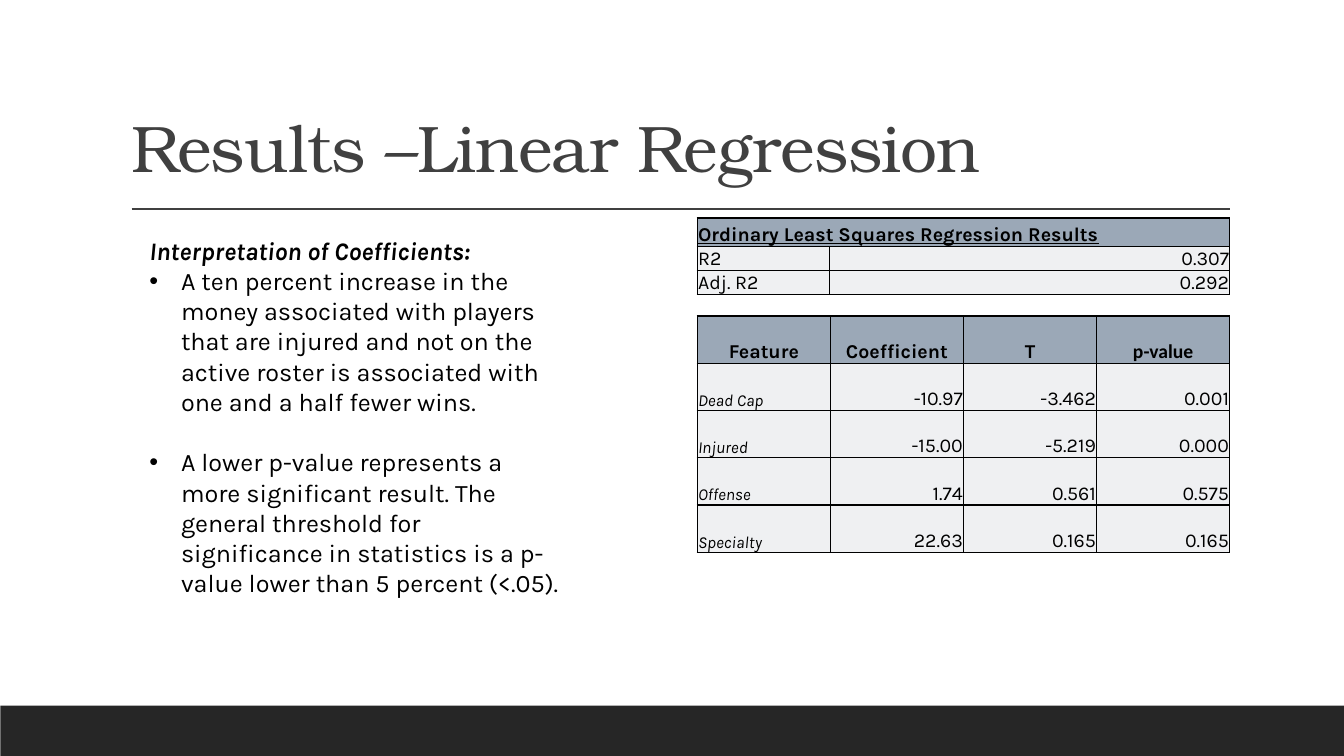
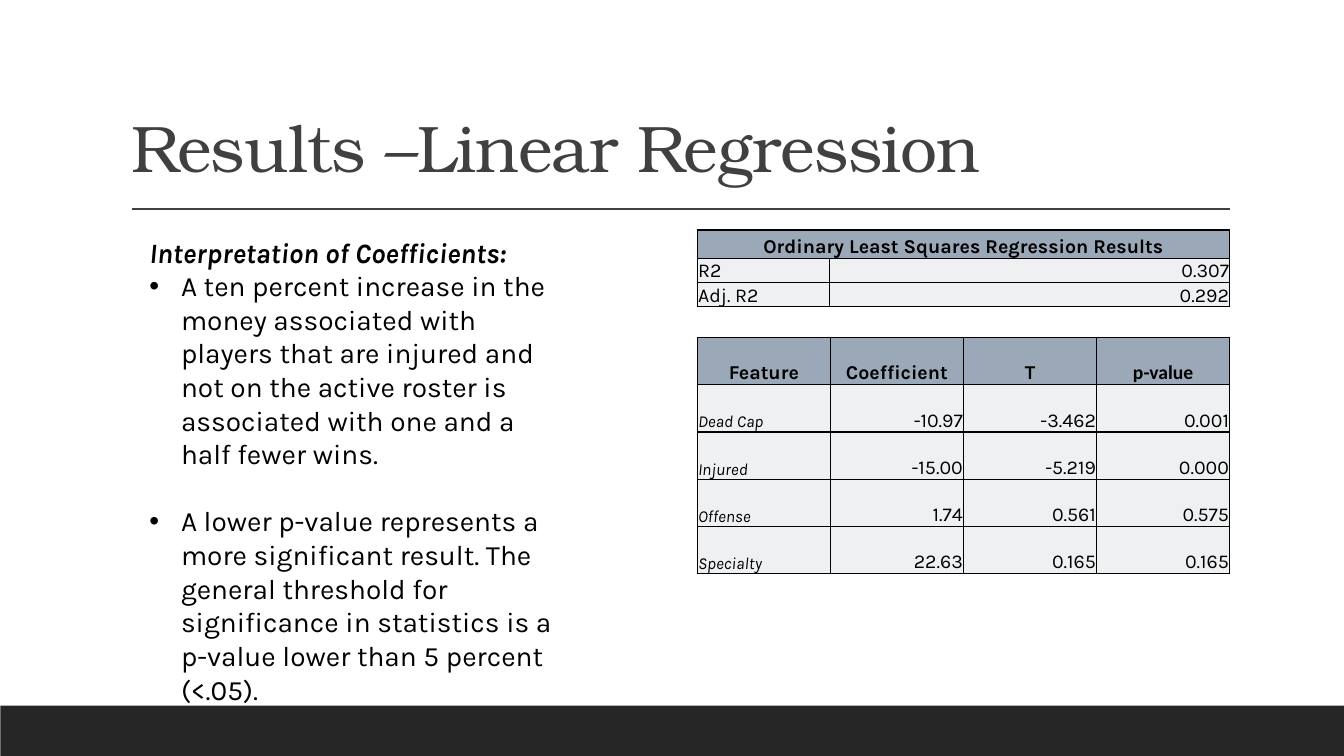
Before and after one commit to jwattier/nycdsa_web_scrape_project, a slide deck: slide 14 of web_scrape_ppt_jwattier – How NFL teams spend.pptx (slide 13 before the commit). Drawn at 1344x756 pixels with LibreOffice and Linux fonts; fonts in the diff are those of the drawing. Boxes give left, top, right and bottom in pixels: in the first picture for what was removed or moved away, otherwise in the second. Text is boxed around its words. In the diff, an @@ line names an element or a change of style, - is before the commit and + after.

Commit message:
small updates to presentation and code for dual histogram of wins

```diff
--- a/web_scrape_ppt_jwattier – How NFL teams spend.pptx
+++ b/web_scrape_ppt_jwattier – How NFL teams spend.pptx
@@ text "Interpretation of Coefficients:" at [149,243,551,673]: size 18 to 20 pt @@
@@ table at [698,230,1230,311] @@
@@ underline off in "Ordinary Least Squares Regression Results" @@
@@ alignment left to centre @@
@@ table: place and size @@
-table at [698,218,1230,299]
+table at [698,230,1230,311]
@@ table: place and size @@
-table at [698,316,1230,557]
+table at [698,338,1230,578]
```
Also in this commit, not shown: 5 other slides changed, 1 slide added, 3 other files.
